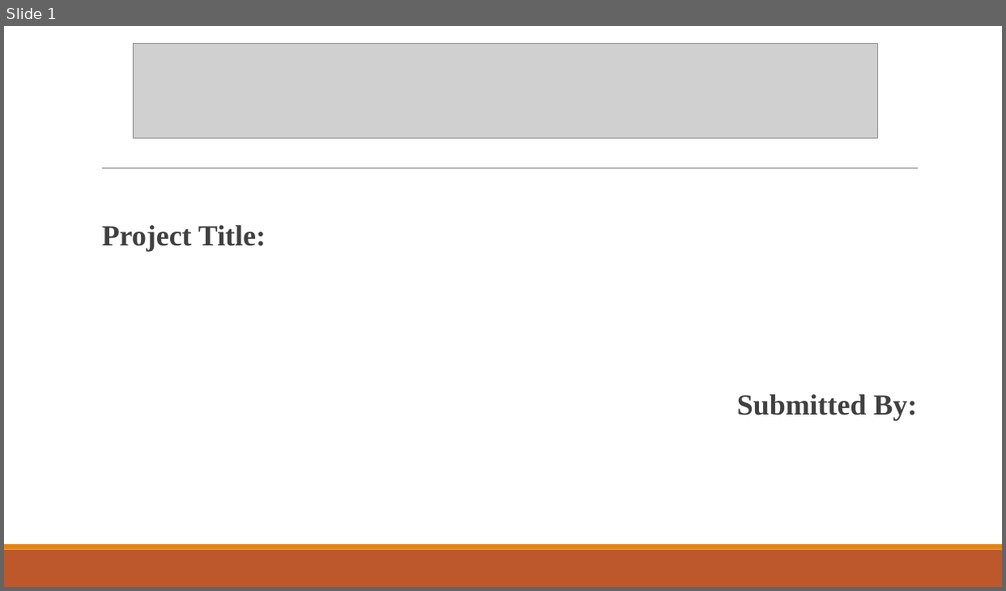
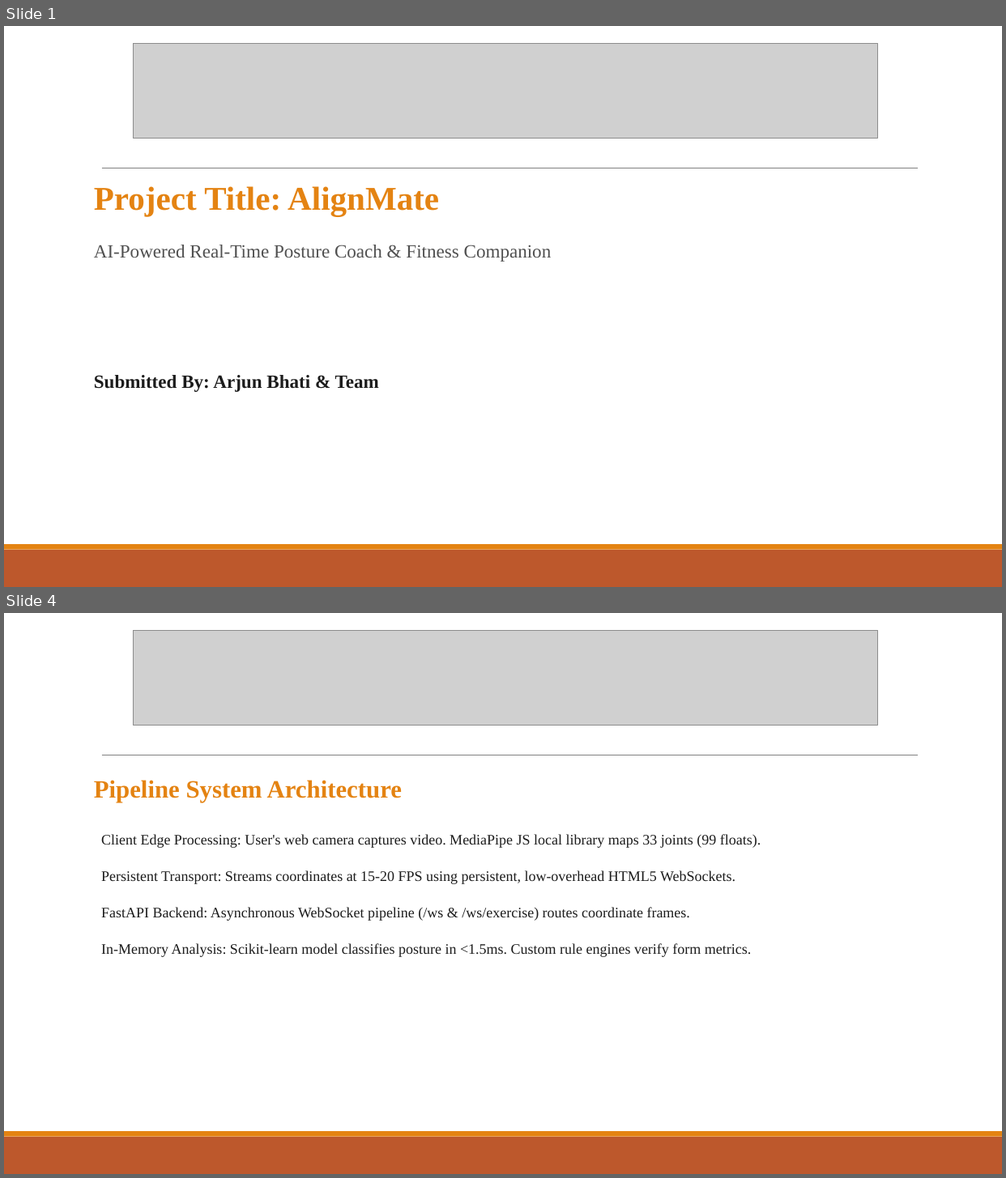
Before and after one commit to cartibhati/AlignMate-Fullstack, a slide deck: Presentation_PPt.pptx. Shown one above the other, each under a label of ours: slide 1 before the commit, slides 1 and 4 after it; the slides between them are not shown. The pictures are 1006x591 and 1006x1178 pixels, drawn with LibreOffice and Linux fonts; fonts in the diff are those of the drawing; grey boxes stand for pictures. Boxes give left, top, right and bottom in pixels: in the first picture for what was removed or moved away, otherwise in the second. Text is boxed around its words. In the diff, an @@ line names an element or a change of style, - is before the commit and + after.

```diff
--- a/Presentation_PPt.pptx
+++ b/Presentation_PPt.pptx
@@ slide 4 added at bbox=[4, 613, 1002, 1174], background #FFFFFF; not listed: 3 template elements that a slide beside it also shows @@
@@ picture added at bbox=[134, 630, 878, 726] @@
@@ text added at bbox=[94, 780, 761, 957], 14 pt, text #1C1C1C @@
+Pipeline System Architecture
+  Client Edge Processing: User's web camera captures video. MediaPipe JS local library maps 33 joints (99 floats).
+  Persistent Transport: Streams coordinates at 15-20 FPS using persistent, low-overhead HTML5 WebSockets.
+  FastAPI Backend: Asynchronous WebSocket pipeline (/ws & /ws/exercise) routes coordinate frames.
+  In-Memory Analysis: Scikit-learn model classifies posture in <1.5ms. Custom rule engines verify form metrics.
@@ slide 1 changed as well @@
@@ text at bbox=[94, 186, 552, 392]: text changed; size 28 to 18 pt; text colour #404040 to #505050 @@
-  Project Title:
-  Submitted By:
+Project Title: AlignMate
+AI-Powered Real-Time Posture Coach & Fitness Companion
+Submitted By: Arjun Bhati & Team
```
Also in this commit, not shown: 1 other slide changed, 7 other slides added, 3 slides removed, 1 other file.
